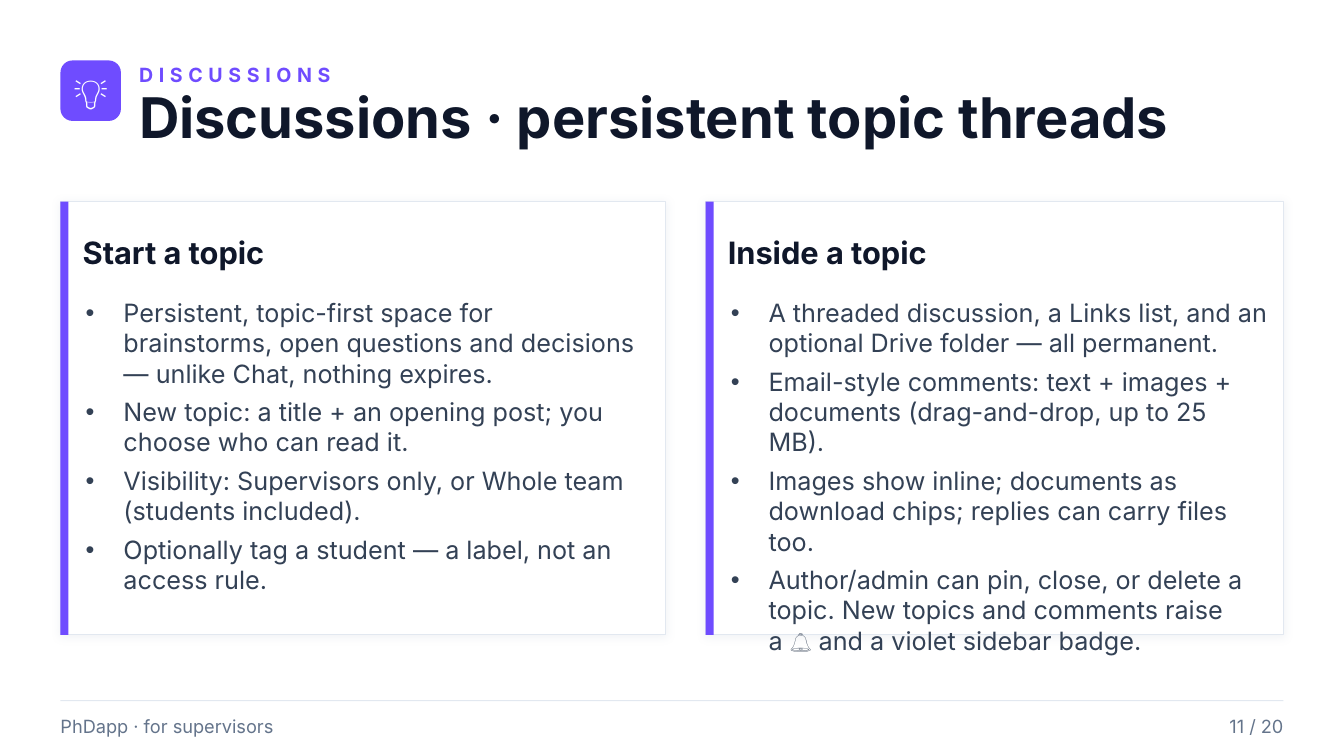
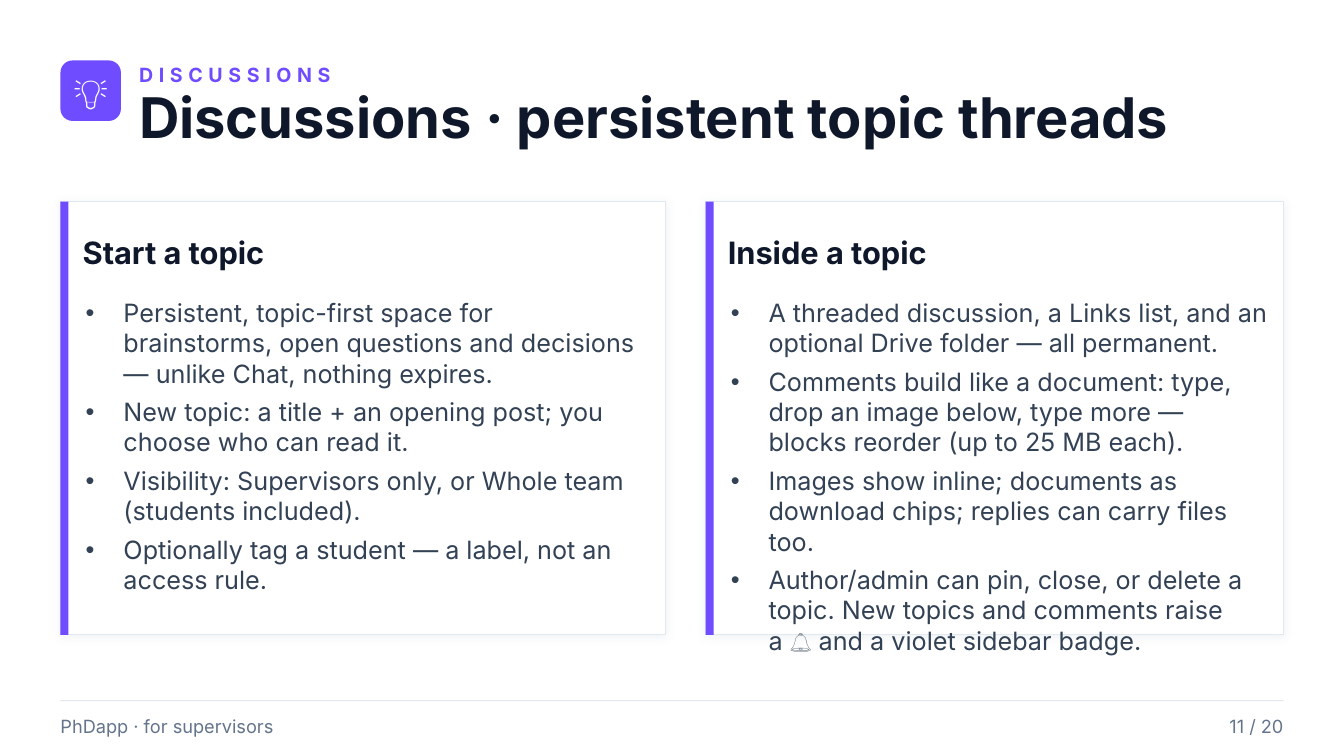
Before and after one commit to rafacastrocsic/phdapp, a slide deck: slide 11 of docs/PhDapp_Supervisor_Overview.pptx. Drawn at 1344x756 pixels with LibreOffice and Linux fonts; fonts in the diff are those of the drawing. Boxes give left, top, right and bottom in pixels: in the first picture for what was removed or moved away, otherwise in the second. Text is boxed around its words. In the diff, an @@ line names an element or a change of style, - is before the commit and + after.

```diff
--- a/docs/PhDapp_Supervisor_Overview.pptx
+++ b/docs/PhDapp_Supervisor_Overview.pptx
@@ text at (769, 372, 1231, 456): text changed @@
-• Email-style comments: text + images + documents (drag-and-drop, up to 25 MB).
+• Comments build like a document: type, drop an image below, type more — blocks reorder (up to 25 MB each).
```
Also in this commit, not shown: 4 other files.
